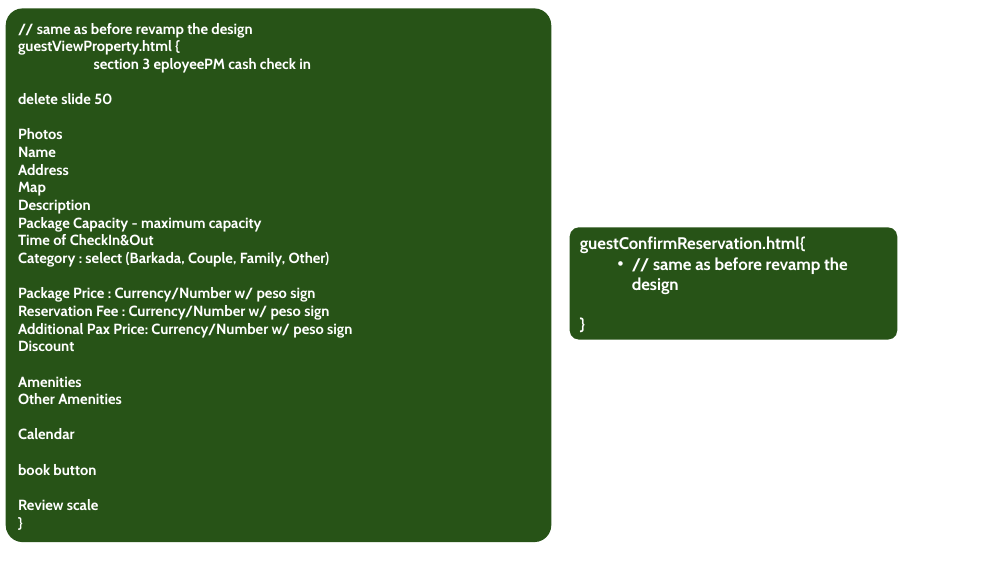
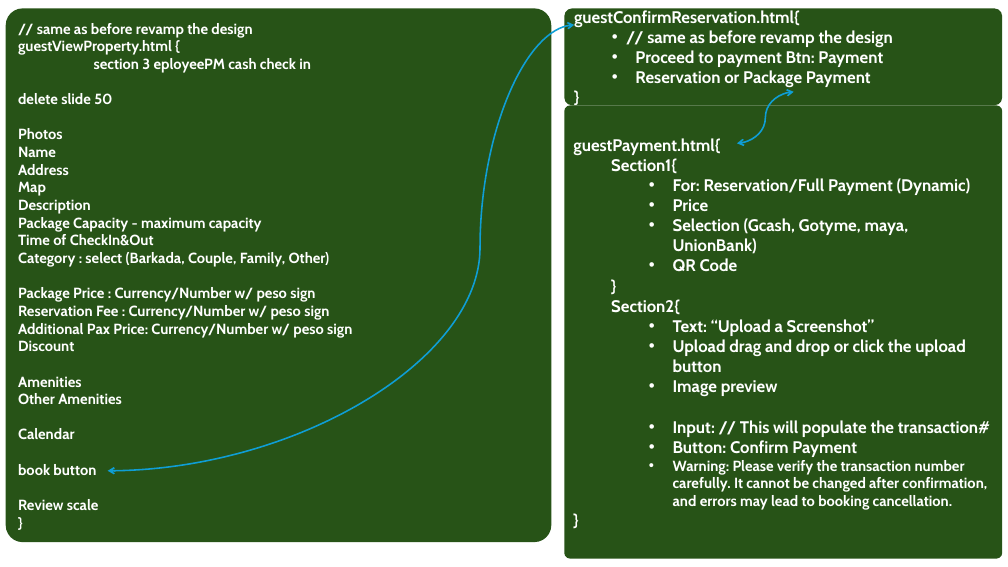
Before and after one commit to Booking-Resevation-Betcha-Homie-House/CAPSTONE-Development-Road-Map, a slide deck: slide 46 of betchaBooking-USECASE.pptx (slide 45 before the commit). Drawn at 1008x567 pixels with LibreOffice and Linux fonts; fonts in the diff are those of the drawing. Boxes give left, top, right and bottom in pixels: in the first picture for what was removed or moved away, otherwise in the second. Text is boxed around its words. In the diff, an @@ line names an element or a change of style, - is before the commit and + after.

Commit message:
updated with payment and user customer management

```diff
--- a/betchaBooking-USECASE.pptx
+++ b/betchaBooking-USECASE.pptx
@@ curved double arrow added from (575, 25) to (107, 471), #0F9ED5 1.5 pt @@
@@ rounded rectangle "guestConfirmReservation.html{": place and size @@
-rounded rectangle "guestConfirmReservation.html{" at (570,228,898,340)
+rounded rectangle "guestConfirmReservation.html{" at (564,8,1002,105)
@@ text in rounded rectangle at (635,50,883,87): paragraphs added @@
+  • Proceed to payment Btn: Payment
+  • Reservation or Package Payment
@@ rounded rectangle added at (564,105,1002,558), fill #275417, 16 pt, text #FFFFFF, bold @@
+guestPayment.html{
+  Section1{
+    • For: Reservation/Full Payment (Dynamic)
+    • Price
+    • Selection (Gcash, Gotyme, maya, UnionBank)
+    • QR Code
+  }
+  Section2{
+    • Text: “Upload a Screenshot”
+    • Upload drag and drop or click the upload button
+    • Image preview
+    • Input: // This will populate the transaction#
+    • Button: Confirm Payment
+    • Warning: Please verify the transaction number carefully. It cannot be changed after confirmation, and errors may lead to booking cancellation.
+}
@@ curved double arrow added from (794, 91) to (737, 144), #0F9ED5 1.5 pt @@
```
Also in this commit, not shown: 7 other slides changed, 1 slide added, 1 other file.
